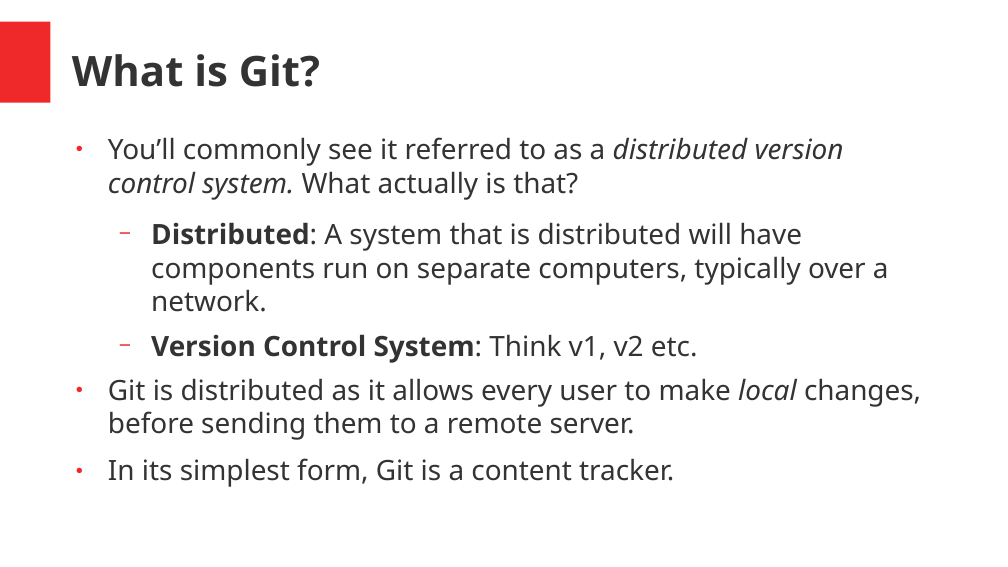
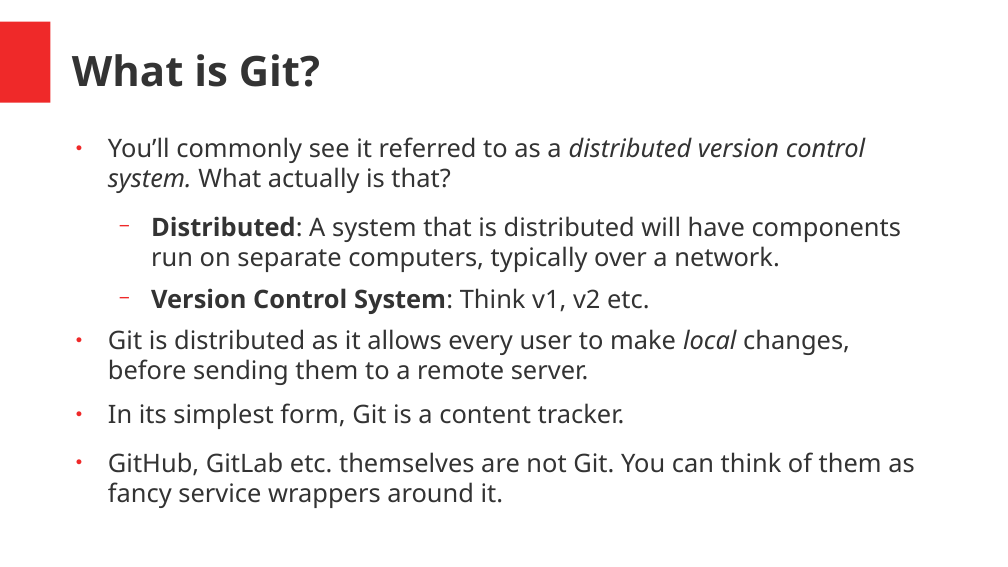
Before and after one commit to jdockerty/git-workshop, a slide deck: slide 2 of presentation/git-fundamentals-networkchuck.odp. Drawn at 1008x567 pixels with LibreOffice and Linux fonts; fonts in the diff are those of the drawing. Boxes give left, top, right and bottom in pixels: in the first picture for what was removed or moved away, otherwise in the second. Text is boxed around its words. In the diff, an @@ line names an element or a change of style, - is before the commit and + after.

Commit message:
Updating slides.

```diff
--- a/presentation/git-fundamentals-networkchuck.odp
+++ b/presentation/git-fundamentals-networkchuck.odp
@@ text at <box>108,137,902,429</box>: size 22 to 20 pt in "You’ll commonly see it referred to as ...", "Distributed: A system that is distributed will ...", "Version Control System: Think v1, v2 etc.", "Git is distributed as it allows every ..." and 1 more places @@
@@ text at <box>108,452,914,476</box>: paragraph added @@
+● GitHub, GitLab etc. themselves are not Git. You can think of them as fancy service wrappers around it.
```
Also in this commit, not shown: 1 other slide changed.
